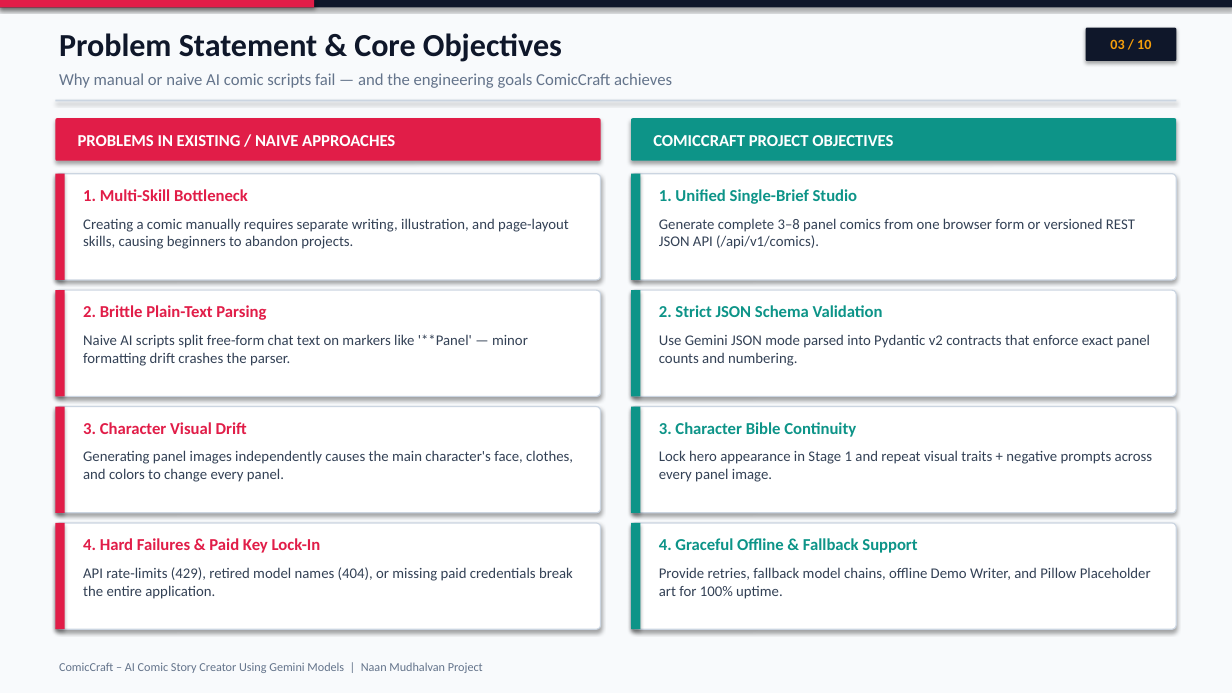
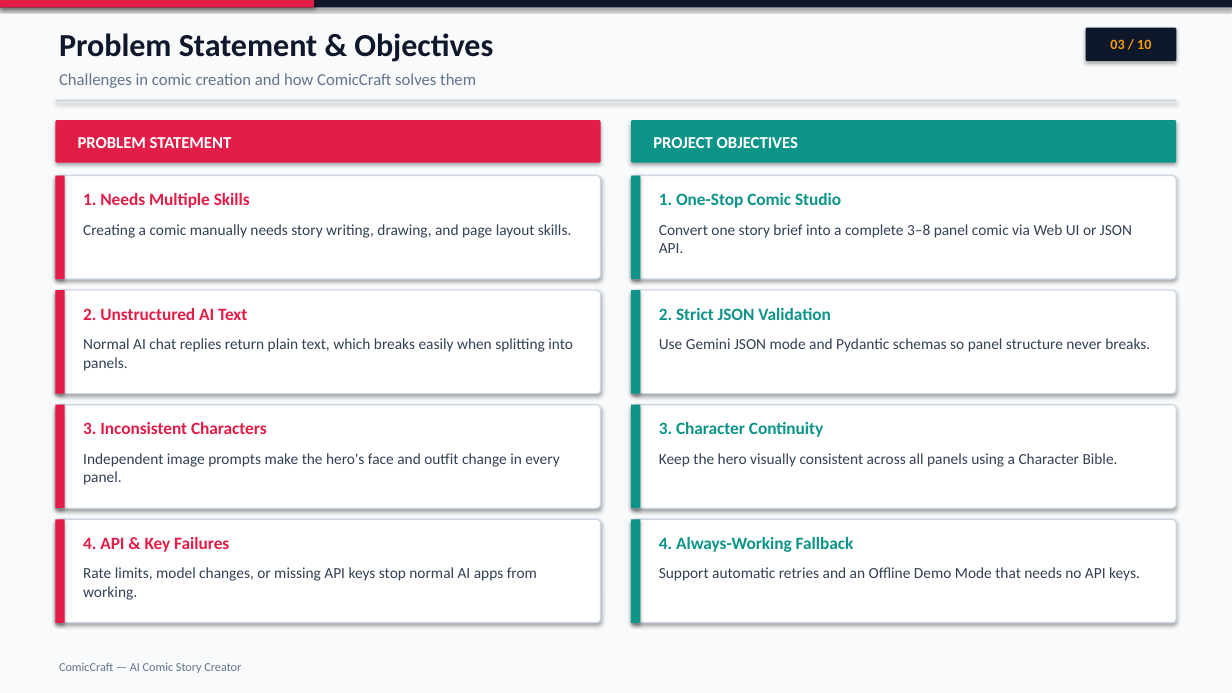
Before and after one commit to gokulraj0708/ComicCraft, a slide deck: slide 3 of ComicCraft_10_Slides_Presentation.pptx. Drawn at 1232x693 pixels with LibreOffice and Linux fonts; fonts in the diff are those of the drawing. Boxes give left, top, right and bottom in pixels: in the first picture for what was removed or moved away, otherwise in the second. Text is boxed around its words. In the diff, an @@ line names an element or a change of style, - is before the commit and + after.

Commit message:
Simplify 10-slide presentation to pure ComicCraft project content

```diff
--- a/ComicCraft_10_Slides_Presentation.pptx
+++ b/ComicCraft_10_Slides_Presentation.pptx
@@ text at <box>59,33,493,62</box>: text changed @@
-Problem Statement & Core Objectives
+Problem Statement & Objectives
@@ text at <box>59,73,476,88</box>: text changed @@
-Why manual or naive AI comic scripts fail — and the engineering goals ComicCraft achieves
+Challenges in comic creation and how ComicCraft solves them
@@ text at <box>78,137,232,148</box>: text changed @@
-PROBLEMS IN EXISTING / NAIVE APPROACHES
+PROBLEM STATEMENT
@@ text at <box>653,137,798,148</box>: text changed @@
-COMICCRAFT PROJECT OBJECTIVES
+PROJECT OBJECTIVES
@@ text at <box>83,193,250,208</box>: text changed; size 13 to 13.5 pt @@
-1. Multi-Skill Bottleneck
+1. Needs Multiple Skills
@@ text at <box>659,193,841,208</box>: text changed; size 13 to 13.5 pt @@
-1. Unified Single-Brief Studio
+1. One-Stop Comic Studio
@@ text at <box>83,224,571,238</box>: text changed; size 11.5 to 12 pt @@
-Creating a comic manually requires separate writing, illustration, and page-layout skills, causing beginners to abandon projects.
+Creating a comic manually needs story writing, drawing, and page layout skills.
@@ text at <box>659,224,1132,253</box>: text changed; size 11.5 to 12 pt @@
-Generate complete 3–8 panel comics from one browser form or versioned REST JSON API (/api/v1/comics).
+Convert one story brief into a complete 3–8 panel comic via Web UI or JSON API.
@@ text at <box>83,308,247,320</box>: text changed; size 13 to 13.5 pt @@
-2. Brittle Plain-Text Parsing
+2. Unstructured AI Text
@@ text at <box>659,308,830,320</box>: text changed; size 13 to 13.5 pt @@
-2. Strict JSON Schema Validation
+2. Strict JSON Validation
@@ text at <box>83,338,573,371</box>: text changed; size 11.5 to 12 pt @@
-Naive AI scripts split free-form chat text on markers like '**Panel' — minor formatting drift crashes the parser.
+Normal AI chat replies return plain text, which breaks easily when splitting into panels.
@@ text at <box>659,338,1150,352</box>: text changed; size 11.5 to 12 pt @@
-Use Gemini JSON mode parsed into Pydantic v2 contracts that enforce exact panel counts and numbering.
+Use Gemini JSON mode and Pydantic schemas so panel structure never breaks.
@@ 2 rounded rectangles, 2 rectangles: place and size @@
-2 rounded rectangles, 2 rectangles at <box>55,407,1177,513</box>
+2 rounded rectangles, 2 rectangles at <box>55,405,1177,508</box>
@@ text at <box>83,422,267,434</box>: text changed; size 13 to 13.5 pt @@
-3. Character Visual Drift
+3. Inconsistent Characters
@@ text at <box>659,422,823,437</box>: text changed; size 13 to 13.5 pt @@
-3. Character Bible Continuity
+3. Character Continuity
@@ text at <box>83,453,559,485</box>: text changed; size 11.5 to 12 pt @@
-Generating panel images independently causes the main character's face, clothes, and colors to change every panel.
+Independent image prompts make the hero's face and outfit change in every panel.
@@ text at <box>659,453,1118,467</box>: text changed; size 11.5 to 12 pt @@
-Lock hero appearance in Stage 1 and repeat visual traits + negative prompts across every panel image.
+Keep the hero visually consistent across all panels using a Character Bible.
@@ text at <box>83,537,229,552</box>: text changed; size 13 to 13.5 pt @@
-4. Hard Failures & Paid Key Lock-In
+4. API & Key Failures
@@ 2 rounded rectangles, 2 rectangles: place and size @@
-2 rounded rectangles, 2 rectangles at <box>55,523,1177,629</box>
+2 rounded rectangles, 2 rectangles at <box>55,519,1177,623</box>
@@ text at <box>659,537,854,552</box>: text changed; size 13 to 13.5 pt @@
-4. Graceful Offline & Fallback Support
+4. Always-Working Fallback
@@ text at <box>83,567,537,600</box>: text changed; size 11.5 to 12 pt @@
-API rate-limits (429), retired model names (404), or missing paid credentials break the entire application.
+Rate limits, model changes, or missing API keys stop normal AI apps from working.
@@ text at <box>659,567,1140,581</box>: text changed; size 11.5 to 12 pt @@
-Provide retries, fallback model chains, offline Demo Writer, and Pillow Placeholder art for 100% uptime.
+Support automatic retries and an Offline Demo Mode that needs no API keys.
@@ text at <box>59,662,241,673</box>: text changed @@
-ComicCraft – AI Comic Story Creator Using Gemini Models | Naan Mudhalvan Project
+ComicCraft — AI Comic Story Creator
```
Also in this commit, not shown: 9 other slides changed, 1 other file.
